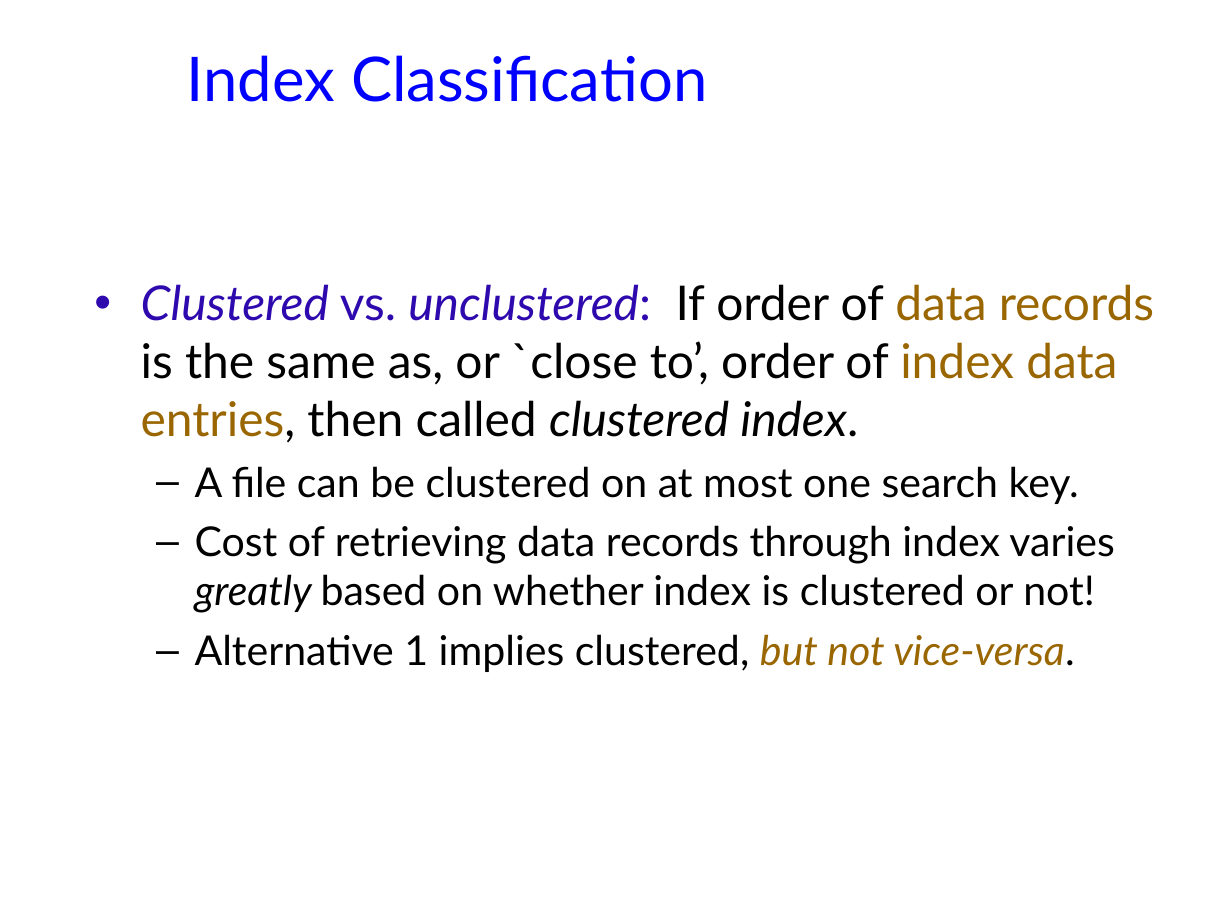
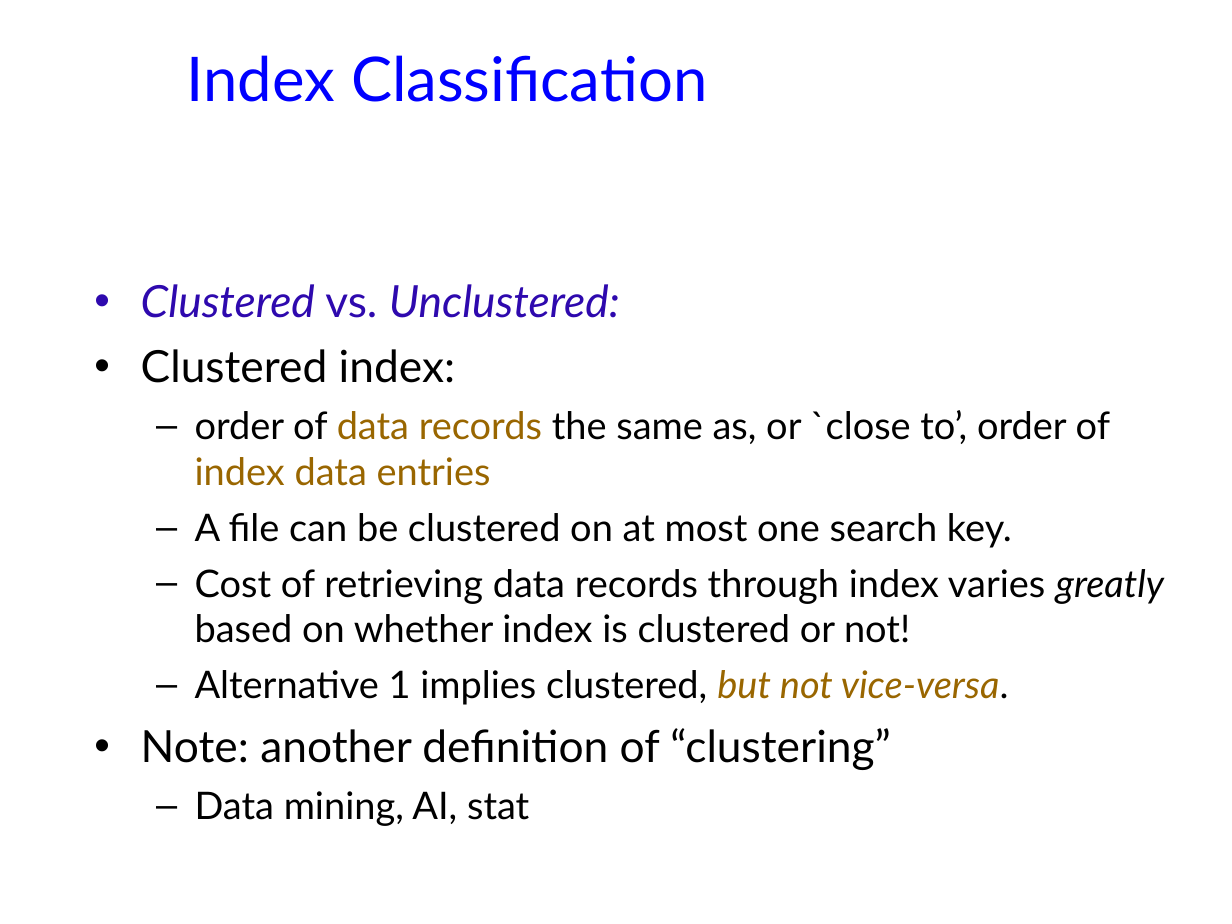
Before and after one commit to jhellerstein/cs186-09, a slide deck: slide 19 of lecs/05-FilesIndexes.ppt. Drawn at 1232x924 pixels with LibreOffice and Linux fonts; fonts in the diff are those of the drawing; background and template pictures are left out. Boxes give left, top, right and bottom in pixels: in the first picture for what was removed or moved away, otherwise in the second. Text is boxed around its words. In the diff, an @@ line names an element or a change of style, - is before the commit and + after.

```diff
--- a/lecs/05-FilesIndexes.ppt
+++ b/lecs/05-FilesIndexes.ppt
@@ text at (x1=141, y1=284, x2=1110, y2=486): text changed; size 28 to 22.2 pt @@
-• Clustered vs. unclustered: If order of data records is the same as, or `close to’, order of index data entries, then called clustered index.
+• Clustered vs. Unclustered:
+• Clustered index:
+  – order of data records the same as, or `close to’, order of index data entries
@@ text at (x1=195, y1=513, x2=1164, y2=705): size 24 to 22.2 pt in "A file can be clustered on at ...", "Cost of retrieving data records through index ...", "Alternative 1 implies clustered, but not vice-versa." @@
@@ text at (x1=141, y1=728, x2=890, y2=826): paragraphs added @@
+• Note: another definition of “clustering”
+  – Data mining, AI, stat
```
Also in this commit, not shown: 9 other slides changed, 1 other file.
